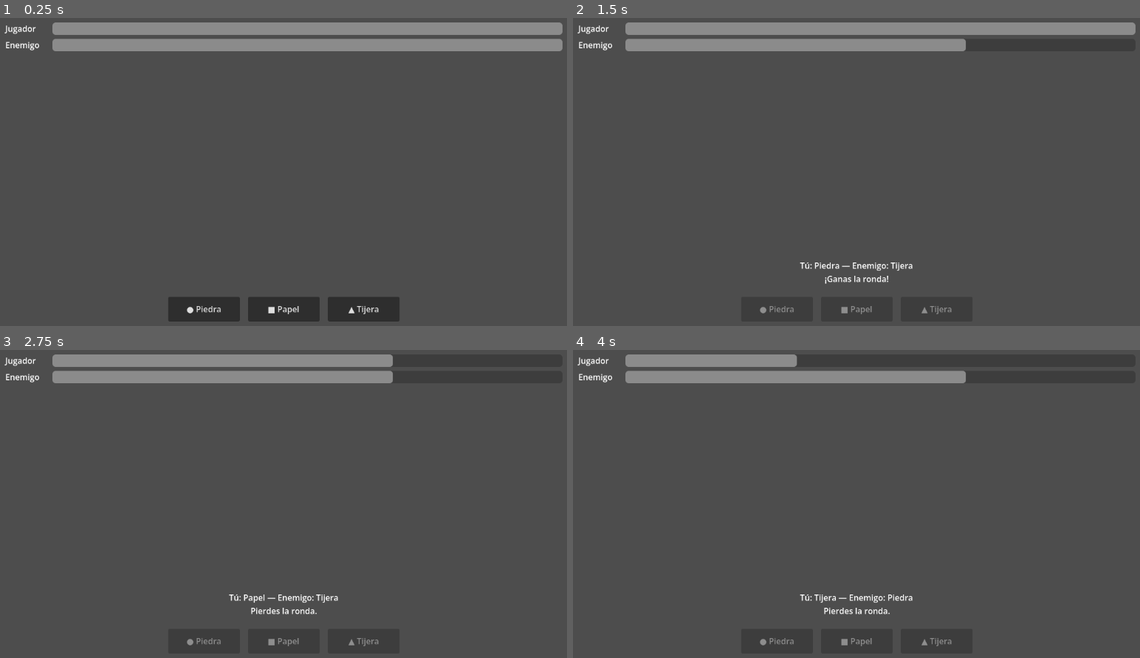
Above: before the commit, frames 1-4 (two rows, left to right).
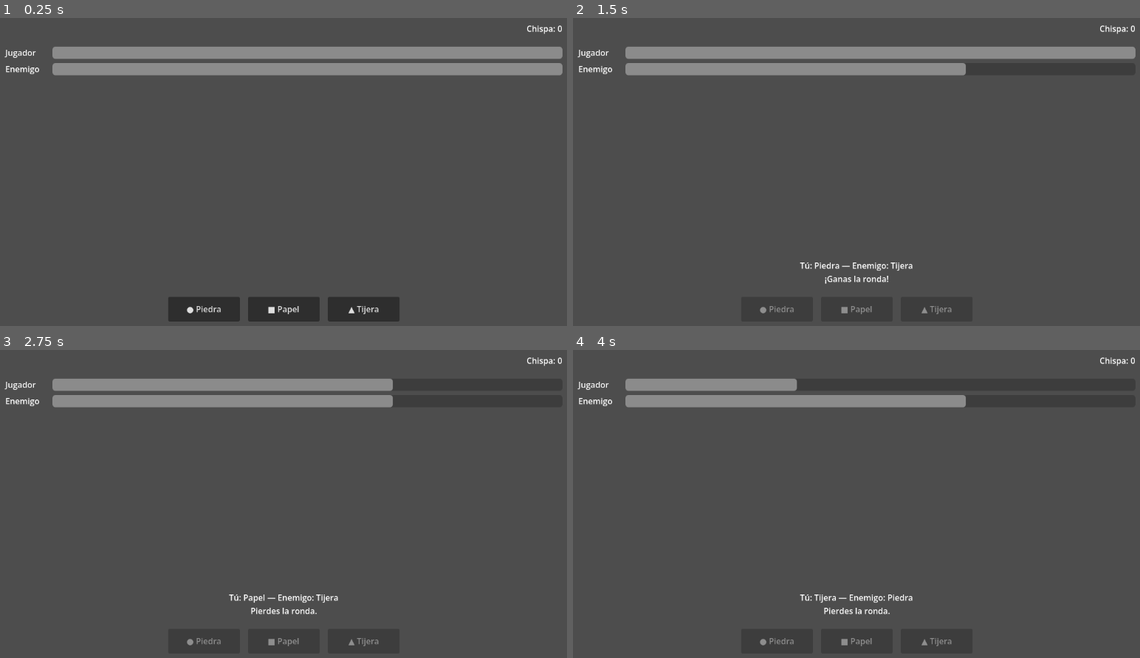
Above: after the commit, the same moments.

Repository: jolomoreno/rock-paper-scissor
Game: Godot game, scene res://scenes/combat/combat.tscn
The game is run twice, just before and just after one commit, with the same random seed, the same clock (stepped at 60 frames per second) and the same inputs.
Inputs:
- Up to frame 1 (0.25 s): no input
- Up to frame 2 (1.5 s): click "● Piedra" at 0.5 s; tap Enter at 1.25 s
- Up to frame 3 (2.75 s): click "■ Papel" at 2 s
- Up to frame 4 (4 s): tap Space at 2.75 s; click "▲ Tijera" at 3.5 s

The runs differ from the first frame. In frame 1, 12% of the frame differs, in the area x 0-100%, y 1-19%; in frame 2, 11%; in frame 3, 8.3%; in frame 4, 6.8%.

Commit message:
Add Fase 2 Chispa persistence with savegame and fixed upgrades
New Chispa autoload tracks the permanent currency and two fixed
upgrades, saving/loading via FileAccess+JSON in user://. The combat
scene now awards Chispa on a win, applies the purchased HP upgrade,
and shows the running total so persistence is visible on screen, not
just in a save file. Verified headlessly (cross-instance persistence,
upgrade purchase, no double-buy) and confirmed by the user in the
editor across two Play sessions.

Diff:
--- /dev/null
+++ b/autoloads/chispa.gd
@@ -0,0 +1,98 @@
+extends Node
+
+signal chispa_changed(new_amount: int)
+signal upgrade_purchased(upgrade_id: String)
+
+const SAVE_PATH := "user://savegame.json"
+const UPGRADES := {
+	"vida_extra_jugador": {
+		"display_name": "Vida extra",
+		"cost": 5,
+		"player_hp_bonus": 1,
+	},
+	"chispa_extra_combate": {
+		"display_name": "Botín extra",
+		"cost": 8,
+		"chispa_win_bonus": 1,
+	},
+}
+
+var chispa: int = 0
+var unlocked_upgrades: Array[String] = []
+
+
+func _ready() -> void:
+	_load_from_disk()
+
+
+func add_chispa(amount: int) -> void:
+	chispa += amount
+	chispa_changed.emit(chispa)
+	_save_to_disk()
+
+
+func has_upgrade(upgrade_id: String) -> bool:
+	return unlocked_upgrades.has(upgrade_id)
+
+
+func can_afford(upgrade_id: String) -> bool:
+	return not has_upgrade(upgrade_id) and chispa >= UPGRADES[upgrade_id]["cost"]
+
+
+func buy_upgrade(upgrade_id: String) -> bool:
+	if not can_afford(upgrade_id):
+		return false
+
+	chispa -= UPGRADES[upgrade_id]["cost"]
+	unlocked_upgrades.append(upgrade_id)
+	chispa_changed.emit(chispa)
+	upgrade_purchased.emit(upgrade_id)
+	_save_to_disk()
+	return true
+
+
+func player_hp_bonus() -> int:
+	return _sum_upgrade_field("player_hp_bonus")
+
+
+func combat_win_chispa_bonus() -> int:
+	return _sum_upgrade_field("chispa_win_bonus")
+
+
+func _sum_upgrade_field(field: String) -> int:
+	var total := 0
+	for upgrade_id: String in unlocked_upgrades:
+		total += UPGRADES.get(upgrade_id, {}).get(field, 0)
+	return total
+
+
+func _save_to_disk() -> void:
+	var data := {
+		"chispa": chispa,
+		"unlocked_upgrades": unlocked_upgrades,
+	}
+	var file := FileAccess.open(SAVE_PATH, FileAccess.WRITE)
+	if file == null:
+		push_error("No se pudo abrir %s para guardar (error %d)" % [SAVE_PATH, FileAccess.get_open_error()])
+		return
+
+	file.store_string(JSON.stringify(data))
+	file.close()
+
+
+func _load_from_disk() -> void:
+	var file := FileAccess.open(SAVE_PATH, FileAccess.READ)
+	if file == null:
+		return
+
+	var content := file.get_as_text()
+	file.close()
+
+	var parsed: Variant = JSON.parse_string(content)
+	if typeof(parsed) != TYPE_DICTIONARY:
+		return
+
+	chispa = parsed.get("chispa", 0)
+
+	var loaded_upgrades: Array = parsed.get("unlocked_upgrades", [])
+	unlocked_upgrades.assign(loaded_upgrades)
--- a/project.godot
+++ b/project.godot
@@ -14,6 +14,10 @@
 run/main_scene="res://scenes/combat/combat.tscn"
 config/features=PackedStringArray("4.7", "Forward Plus")
 
+[autoload]
+
+Chispa="*res://autoloads/chispa.gd"
+
 [rendering]
 
 renderer/rendering_method="gl_compatibility"
--- a/scenes/combat/combat.tscn
+++ b/scenes/combat/combat.tscn
@@ -23,6 +23,12 @@
 size_flags_horizontal = 3
 size_flags_vertical = 3
 theme_override_constants/separation = 24
+
+[node name="ChispaLabel" type="Label" parent="MarginContainer/VBoxContainer"]
+unique_name_in_owner = true
+layout_mode = 2
+horizontal_alignment = 2
+text = "Chispa: 0"
 
 [node name="HealthBarsContainer" type="VBoxContainer" parent="MarginContainer/VBoxContainer" unique_id=350416800]
 layout_mode = 2
--- a/scenes/combat/combat_manager.gd
+++ b/scenes/combat/combat_manager.gd
@@ -8,6 +8,7 @@
 
 const CombatResolver := preload("res://scripts/combat_resolver.gd")
 const ROUND_DELAY_SECONDS := 1.2
+const COMBAT_WIN_CHISPA_REWARD := 2
 const CHOICE_NAMES := {
 	CombatResolver.Choice.ROCK: "Piedra",
 	CombatResolver.Choice.PAPER: "Papel",
@@ -24,6 +25,7 @@
 var _resolver := CombatResolver.new()
 var _rng := RandomNumberGenerator.new()
 
+@onready var chispa_label: Label = %ChispaLabel
 @onready var player_health_bar: ProgressBar = %PlayerHealthBar
 @onready var enemy_health_bar: ProgressBar = %EnemyHealthBar
 @onready var action_buttons_container: HBoxContainer = %ActionButtonsContainer
@@ -35,8 +37,12 @@
 
 func _ready() -> void:
 	_rng.randomize()
+	player_max_hp += Chispa.player_hp_bonus()
 	player_hp = player_max_hp
 	enemy_hp = enemy_max_hp
+
+	chispa_label.text = "Chispa: %d" % Chispa.chispa
+	Chispa.chispa_changed.connect(_on_chispa_changed)
 
 	player_health_bar.max_value = player_max_hp
 	player_health_bar.value = player_hp
@@ -54,6 +60,10 @@
 	if current_phase != TurnPhase.PLAYER:
 		return
 	_play_round(choice)
+
+
+func _on_chispa_changed(new_amount: int) -> void:
+	chispa_label.text = "Chispa: %d" % new_amount
 
 
 func _play_round(player_choice: CombatResolver.Choice) -> void:
@@ -84,7 +94,15 @@
 
 func _end_combat(player_won: bool) -> void:
 	action_buttons_container.visible = false
-	result_label.text += "\n" + ("¡Ganaste el combate!" if player_won else "Perdiste el combate.")
+
+	if not player_won:
+		result_label.text += "\nPerdiste el combate."
+		combat_ended.emit(player_won)
+		return
+
+	var reward := COMBAT_WIN_CHISPA_REWARD + Chispa.combat_win_chispa_bonus()
+	Chispa.add_chispa(reward)
+	result_label.text += "\n¡Ganaste el combate! (+%d Chispa)" % reward
 	combat_ended.emit(player_won)
 
 
Not shown, added: autoloads/chispa.gd.uid
Not shown, changed: README.md
Not shown, changed: ROADMAP.md
